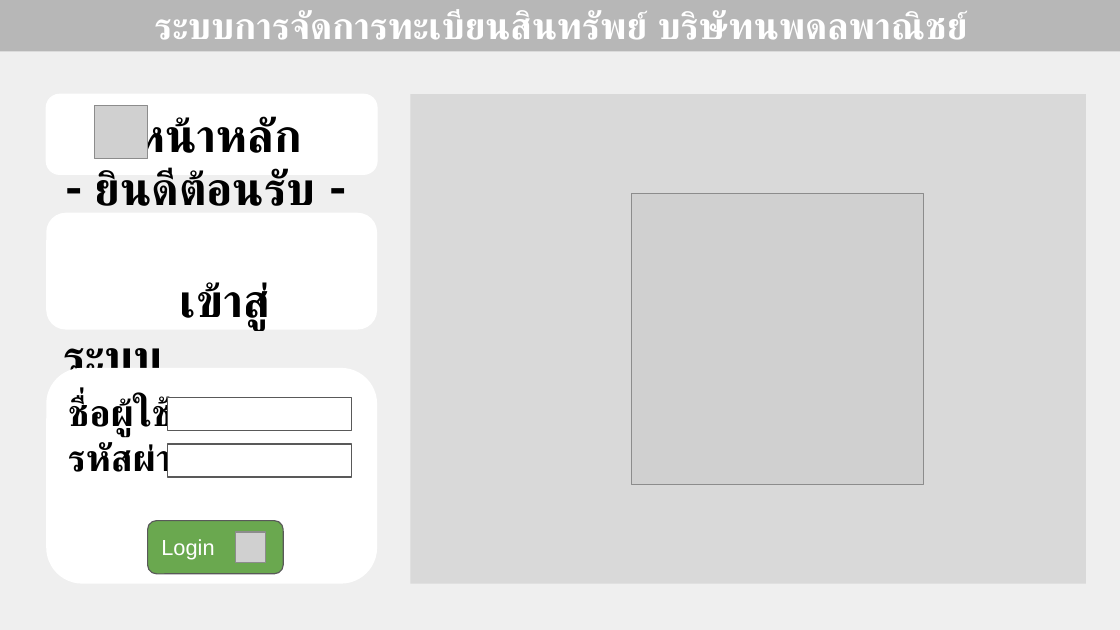
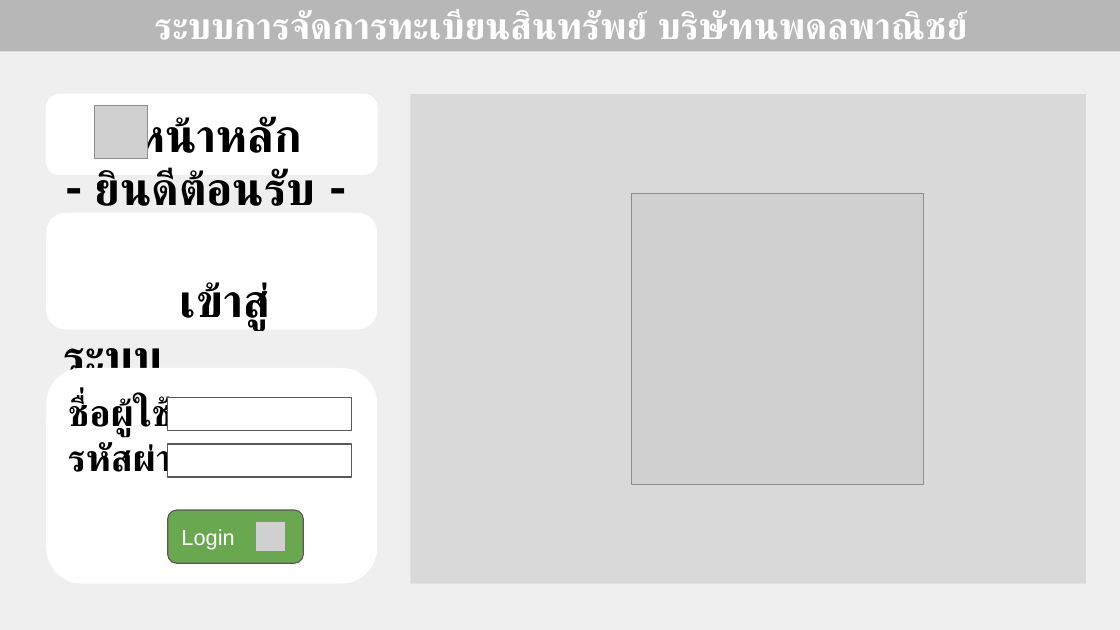
Before and after one commit to itnopadol/Program_asset_register, a slide deck: slide 1 of ออกแบบโปรเจคทะเบียนสินทรัพย์.pptx. Drawn at 1120x630 pixels with LibreOffice and Linux fonts; fonts in the diff are those of the drawing; grey boxes stand for pictures. Boxes give left, top, right and bottom in pixels: in the first picture for what was removed or moved away, otherwise in the second. Text is boxed around its words. In the diff, an @@ line names an element or a change of style, - is before the commit and + after.

```diff
--- a/ออกแบบโปรเจคทะเบียนสินทรัพย์.pptx
+++ b/ออกแบบโปรเจคทะเบียนสินทรัพย์.pptx
@@ rounded rectangle "Login": place and size @@
-rounded rectangle "Login" at box(148, 521, 283, 575)
+rounded rectangle "Login" at box(168, 510, 304, 563)
@@ picture: place and size @@
-picture at box(235, 532, 265, 562)
+picture at box(255, 522, 286, 552)
```
Also in this commit, not shown: 7 other slides changed, 7 slides added, 1 slide removed.
